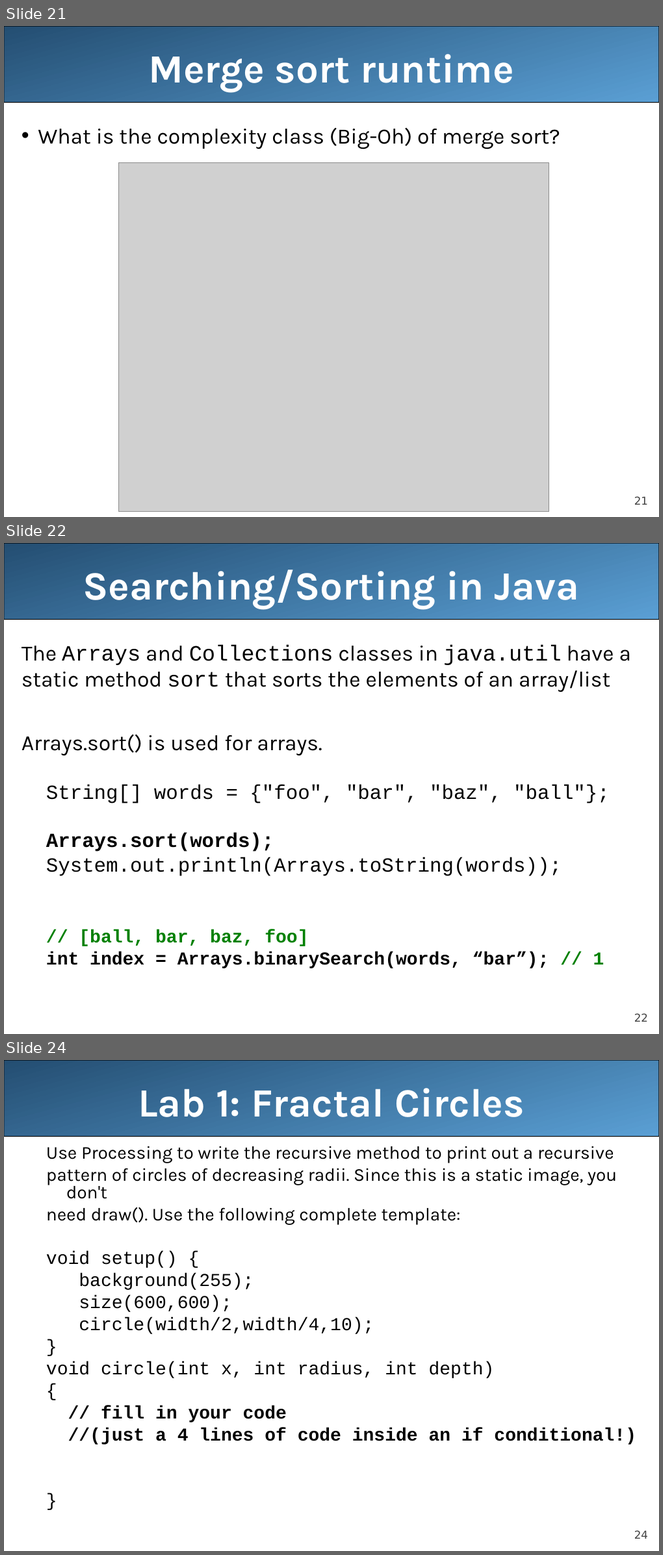
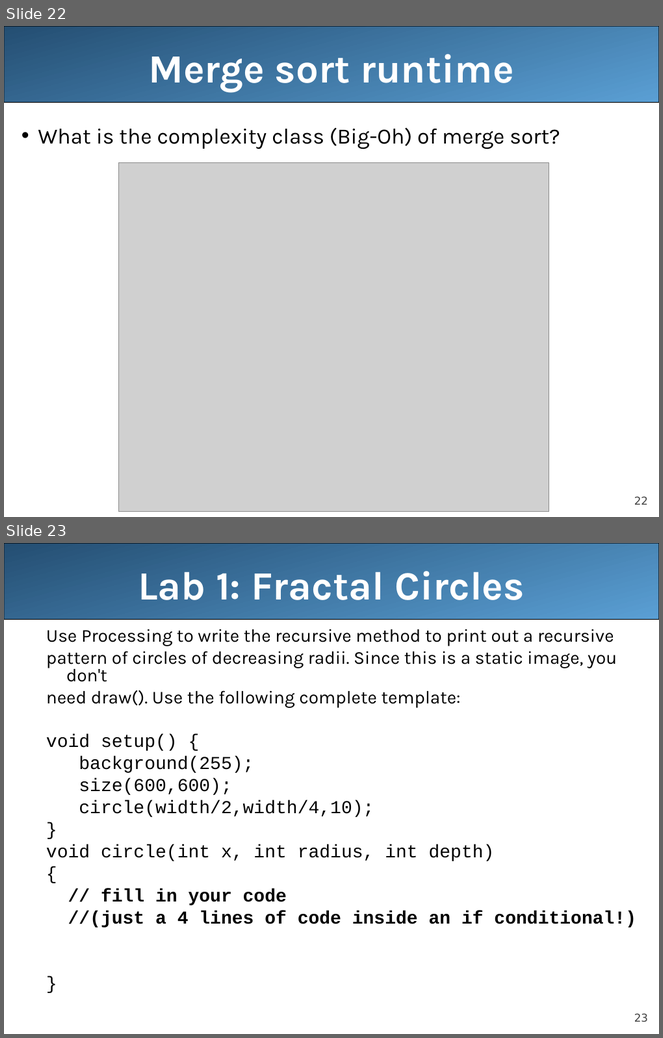
Before and after one commit to LongBaoNguyen/longbaonguyen.github.io, a slide deck: courses/apcsa/lecture23.ppt. Shown one above the other, each under a label of ours: slides 21, 22 and 24 before the commit, slides 22 and 23 after it; the slides between them are not shown. The pictures are 663x1555 and 663x1038 pixels, drawn with LibreOffice and Linux fonts; fonts in the diff are those of the drawing; grey boxes stand for pictures. Boxes give left, top, right and bottom in pixels: in the first picture for what was removed or moved away, otherwise in the second. Text is boxed around its words. In the diff, an @@ line names an element or a change of style, - is before the commit and + after.

```diff
--- a/courses/apcsa/lecture23.ppt
+++ b/courses/apcsa/lecture23.ppt
@@ slide 22 removed at [4,543,659,1034], background #FFFFFF; not listed: 2 template elements that a slide beside it also shows @@
@@ title removed at [83,570,579,609] @@
-Searching/Sorting in Java
@@ text removed at [22,644,631,969] @@
-The Arrays and Collections classes in java.util have a static method sort that sorts the elements of an array/list
-Arrays.sort() is used for arrays.
-  String[] words = {"foo", "bar", "baz", "ball"};
-  Arrays.sort(words);
-  System.out.println(Arrays.toString(words));
-  // [ball, bar, baz, foo]
-  int index = Arrays.binarySearch(words, “bar”); // 1
@@ what was slide 21 is now slide 22 @@
@@ page number at [634,497,648,505]: text changed @@
-21
+22
@@ what was slide 24 is now slide 23 @@
@@ page number at [634,1014,648,1022]: text changed @@
-24
+23
```
Also in this commit, not shown: 1 slide added, 1 other slide removed, 2 other files.
